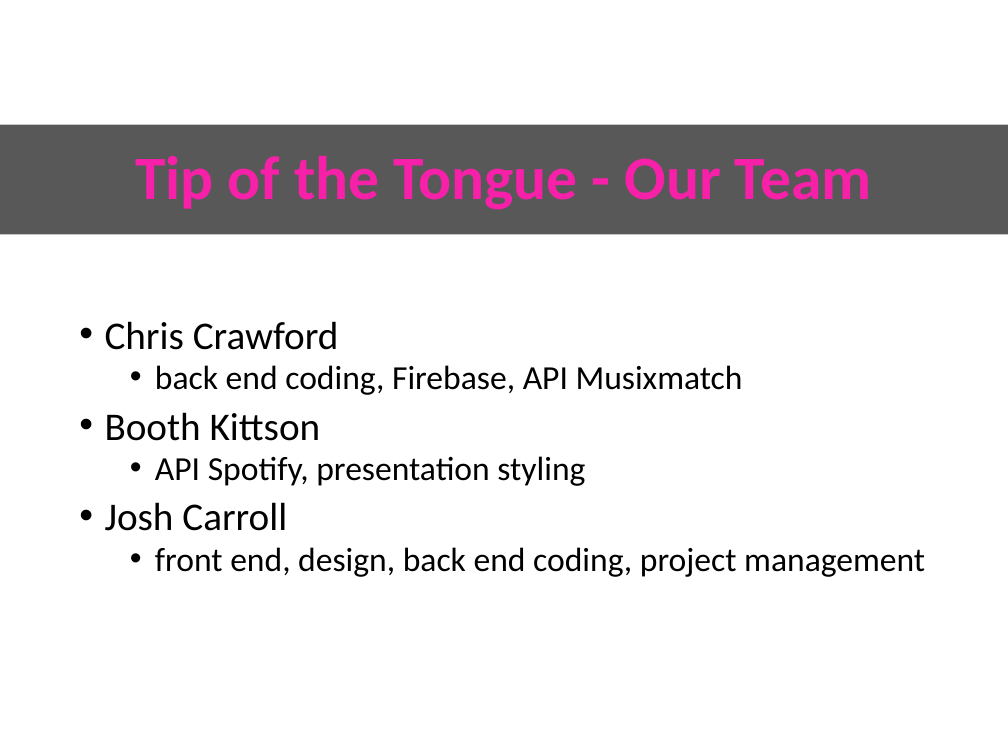
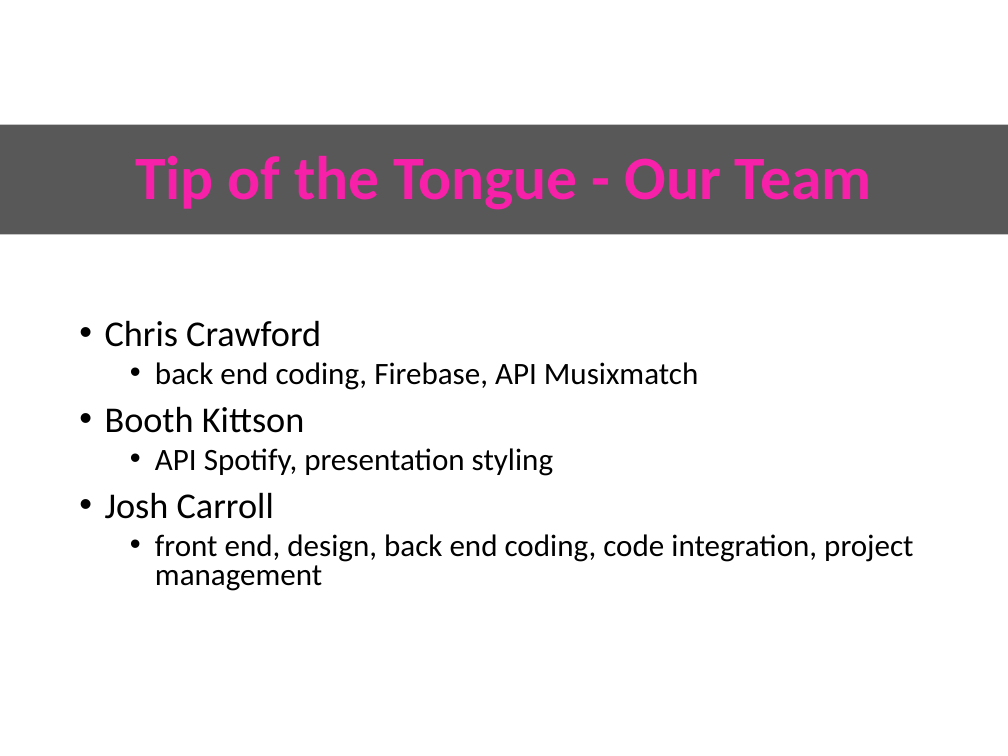
Before and after one commit to kittson/projectOneSlides, a slide deck: slide 2 of TipoftheTongue.pptx. Drawn at 1008x756 pixels with LibreOffice and Linux fonts; fonts in the diff are those of the drawing; background and template pictures are left out. Boxes give left, top, right and bottom in pixels: in the first picture for what was removed or moved away, otherwise in the second. Text is boxed around its words. In the diff, an @@ line names an element or a change of style, - is before the commit and + after.

```diff
--- a/TipoftheTongue.pptx
+++ b/TipoftheTongue.pptx
@@ text at bbox=[105, 320, 698, 519]: size 28 to 25.9 pt in "Chris Crawford", "Booth Kittson", "Josh Carroll"; size 24 to 22.2 pt in "back end coding, Firebase, API Musixmatch", "API Spotify, presentation styling" @@
@@ text at bbox=[155, 534, 913, 591]: text changed; size 24 to 22.2 pt @@
-  • front end, design, back end coding, project management
+  • front end, design, back end coding, code integration, project management
```
Also in this commit, not shown: 2 other slides changed, 1 slide added, 1 slide removed.
